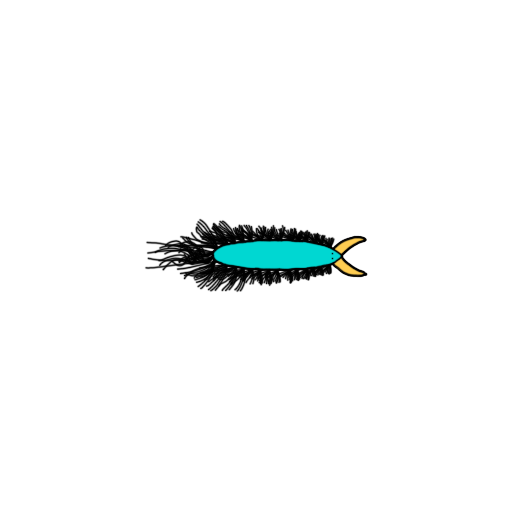
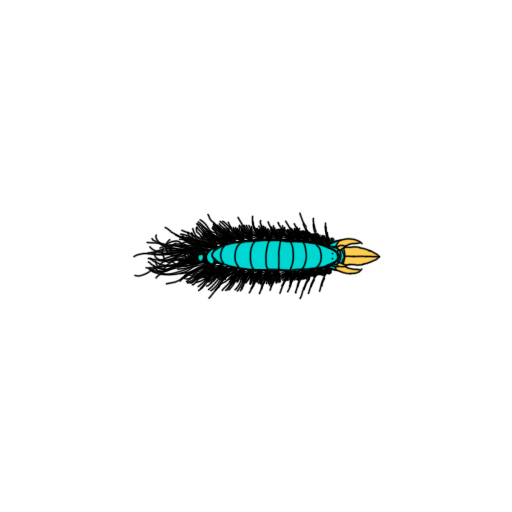
Revision of a layered 512px x 512px image; what changed, layer by layer:
added group "Bacteria Die" with 5 layers above "Bacteria Attack" over [132, 211, 341, 300]
added layer "Bacteria Die 01" in group "Bacteria Die" over [150, 223, 340, 290]
added layer "Bacteria Die 02" in group "Bacteria Die" over [132, 212, 341, 300]
added layer "Bacteria Die 03" in group "Bacteria Die" over [196, 214, 341, 296]
added layer "Bacteria Die 04" in group "Bacteria Die" over [218, 211, 341, 300]
added group "Bacteria Attack" with 7 layers above "Bacteria Move" over [146, 225, 381, 287]
added layer "Bacteria Attack 01" in group "Bacteria Attack" over [150, 227, 343, 282]
added layer "Bacteria Attack 02" in group "Bacteria Attack" over [148, 227, 349, 284]
added layer "Bacteria Attack 03" in group "Bacteria Attack" over [152, 226, 364, 285]
added layer "Bacteria Attack 04" in group "Bacteria Attack" over [148, 226, 381, 287]
added layer "Bacteria Attack 05" in group "Bacteria Attack" over [146, 226, 370, 285]
added layer "Bacteria Attack 06" in group "Bacteria Attack" over [151, 227, 350, 286]
added layer "Bacteria Attack 07" in group "Bacteria Attack" over [147, 225, 345, 286]
painted on "Bacteria Move 01" over [211, 235, 368, 278]
painted on "Bacteria Move 02" over [211, 235, 368, 278]
painted on "Bacteria Move 04" over [211, 235, 368, 278]
painted on "Bacteria Move 05" over [211, 235, 368, 278]
painted on "Bacteria Move 06" over [211, 235, 368, 278]
painted on "Bacteria Move 07" over [211, 235, 368, 278]
painted on "Bacteria Move 08" over [211, 235, 368, 278]
painted on "Bacteria Move 09" over [211, 235, 368, 278]
painted on "Bacteria Move 10" over [211, 235, 368, 278]
painted on "Bacteria Move 11" over [211, 235, 368, 278]
painted on "Bacteria Move 12" over [211, 235, 368, 278]
…and 1 more changes (1 added)
